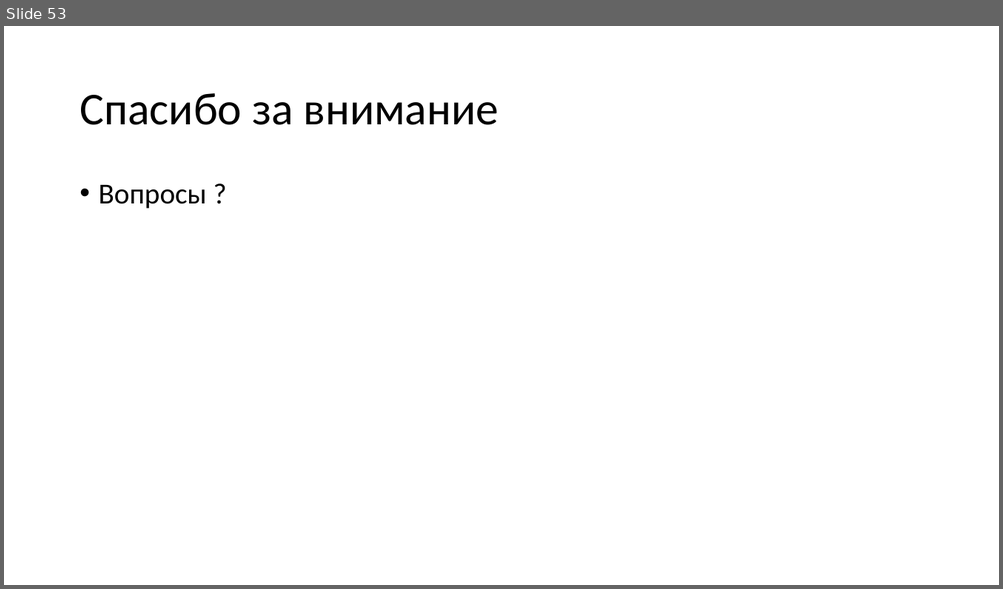
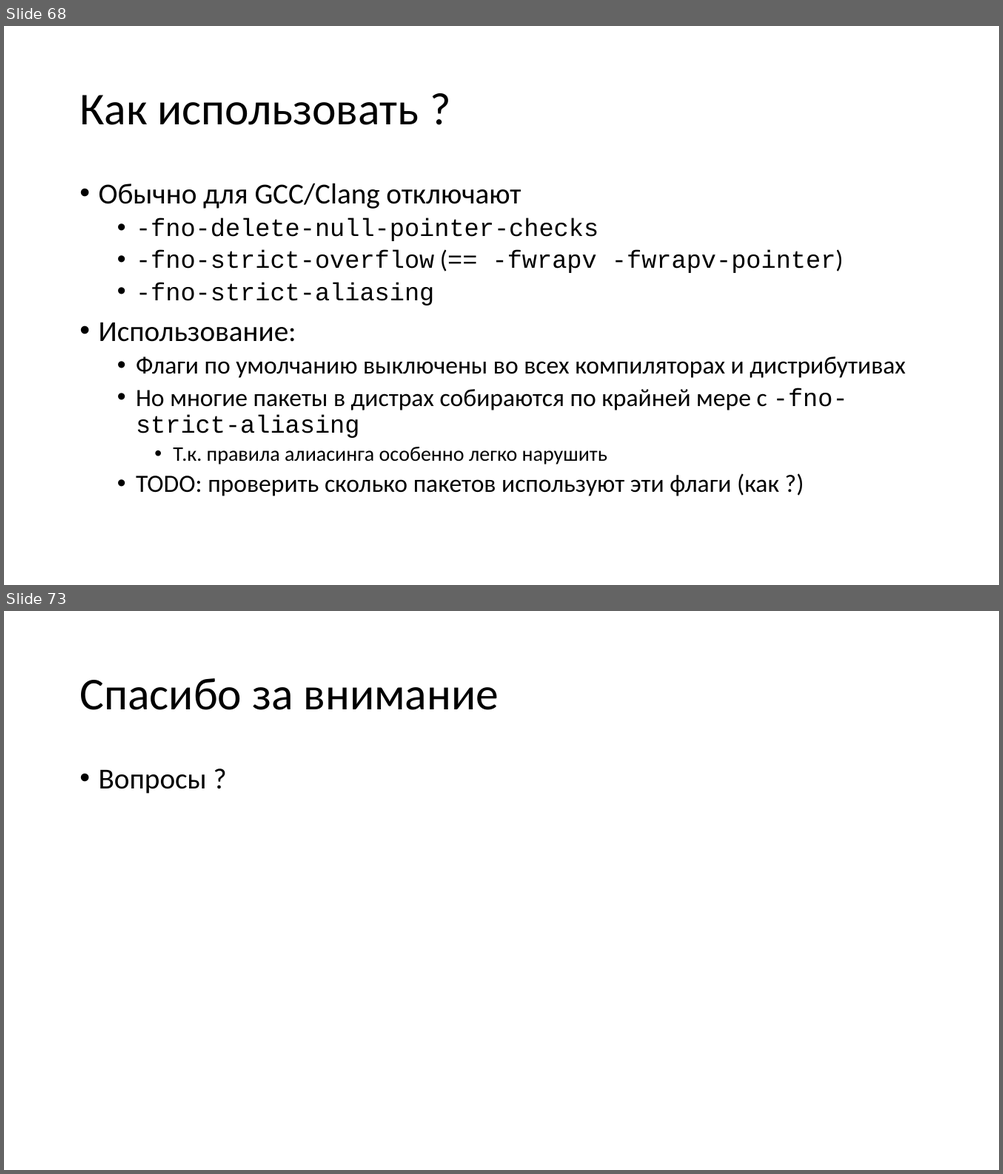
Before and after one commit to yugr/slides, a slide deck: CppZeroCost/2025/RU.pptx. Shown one above the other, each under a label of ours: slide 53 before the commit, slides 68 and 73 after it; the slides between them are not shown. The pictures are 1003x589 and 1003x1174 pixels, drawn with LibreOffice and Linux fonts; fonts in the diff are those of the drawing. Boxes give left, top, right and bottom in pixels: in the first picture for what was removed or moved away, otherwise in the second. Text is boxed around its words. In the diff, an @@ line names an element or a change of style, - is before the commit and + after.

```diff
--- a/CppZeroCost/2025/RU.pptx
+++ b/CppZeroCost/2025/RU.pptx
@@ slide 68 added at bbox=[4, 26, 999, 585], background #FFFFFF @@
@@ title added at bbox=[79, 95, 419, 125], 44 pt, text #000000 @@
+Как использовать ?
@@ text added at bbox=[99, 183, 905, 497], 24 pt, text #000000 @@
+• Обычно для GCC/Clang отключают
+  • -fno-delete-null-pointer-checks
+  • -fno-strict-overflow (== -fwrapv -fwrapv-pointer)
+  • -fno-strict-aliasing
+• Использование:
+  • Флаги по умолчанию выключены во всех компиляторах и дистрибутивах
+  • Но многие пакеты в дистрах собираются по крайней мере с -fno-strict-aliasing
+    • Т.к. правила алиасинга особенно легко нарушить
+  • TODO: проверить сколько пакетов используют эти флаги (как ?)
@@ what was slide 53 is now slide 73 @@
```
Also in this commit, not shown: 20 other slides added, 1 slide removed, 1 other file.
